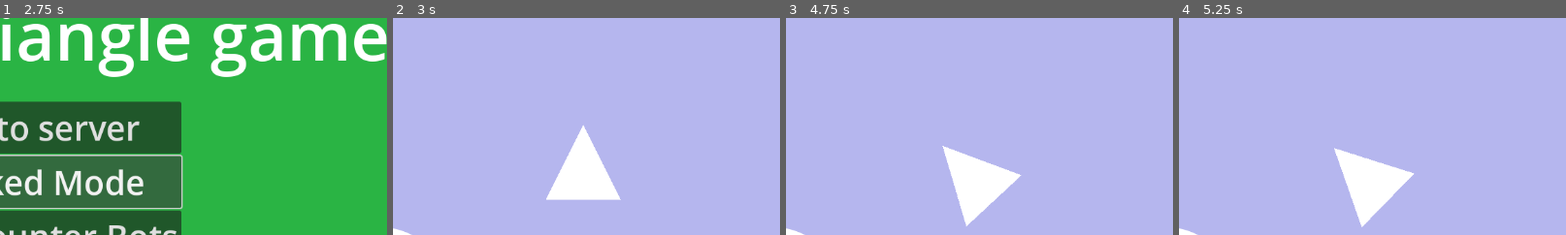
Above: before the commit, frames 1-4 (left to right).
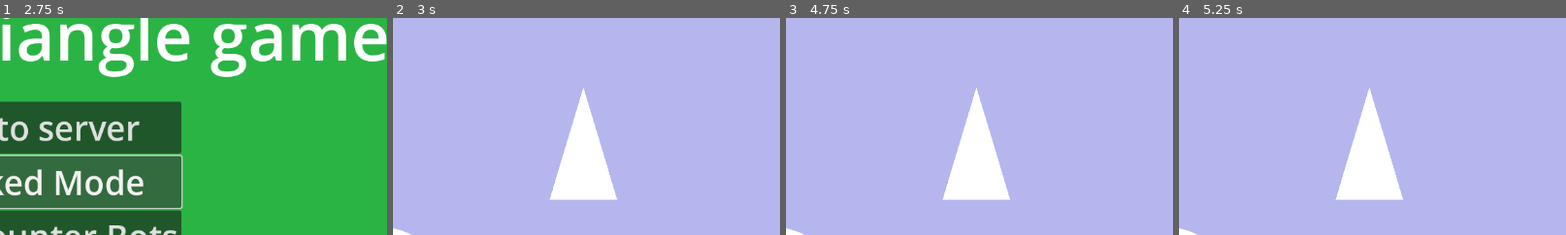
Above: after the commit, the same moments.

Repository: SoufyanRachdi/multiplayer_triangle_game
Game: Godot game, scene res://Interfaces/mainmenu.tscn
Two runs of this game, one before a commit and one after it. Both use one fixed random seed, a clock stepped at 60 frames per second and the inputs below.
Inputs (mouse positions are % of the whole screen's width and height, from its top left):
- Up to frame 1 (2.75 s): click "Play Counter Bots" at 0.5 s; click "Play Counter Bots" at 1.25 s; click "Ranked Mode" at 2 s
- Up to frame 2 (3 s): click "join to server" at 2.75 s
- Up to frame 3 (4.75 s): tap Enter at 3.5 s; move the mouse to (45, 70) at 3.52 s; hold Up (ui_up) 3.53-4.25 s; click (45, 70) at 3.67 s; tap Space at 4.25 s; drag from (80, 65) to (45, 70) at 4.27 s
- Up to frame 4 (5.25 s): move the mouse to (20, 35) at 5.02 s; hold A (left) from 5.03 s (still down)
The pictures show only the part of the screen within x 23-73%, y 11-61%; the shares and areas given below are measured in that part.

Frame 1 is identical in both runs. In frame 2, 1.4% of the frame differs, in the area x 39-59%, y 32-84%; in frame 3, 3.3%; in frame 4, 3.4%, in the area x 40-61%, y 32-97%.
Error after the commit: Parse Error: Expected indented block after function declaration. (res://scripts/player.gd:9)

Commit message:
need modification on player.tscn

Diff:
--- a/Interfaces/mainmenu.tscn
+++ b/Interfaces/mainmenu.tscn
@@ -35,6 +35,7 @@
 label_settings = SubResource("LabelSettings_rdbus")
 
 [node name="VBoxContainer" type="VBoxContainer" parent="Panel"]
+layout_mode = 0
 offset_left = 89.0
 offset_top = 194.0
 offset_right = 532.0
--- a/scenes/player.tscn
+++ b/scenes/player.tscn
@@ -1,10 +1,36 @@
-[gd_scene load_steps=2 format=3 uid="uid://cj5imwudgg28e"]
+[gd_scene load_steps=4 format=3 uid="uid://cj5imwudgg28e"]
 
 [ext_resource type="Script" uid="uid://kskaaowp4ftc" path="res://scripts/player.gd" id="1_g2els"]
+
+[sub_resource type="RectangleShape2D" id="RectangleShape2D_3vyb7"]
+size = Vector2(7, 8)
+
+[sub_resource type="ConvexPolygonShape2D" id="ConvexPolygonShape2D_3vyb7"]
+points = PackedVector2Array(9.53675e-07, -4, -2, 3, 2, 3)
 
 [node name="player" type="CharacterBody2D"]
 script = ExtResource("1_g2els")
 
-[node name="Polygon2D" type="Polygon2D" parent="."]
+[node name="body" type="Polygon2D" parent="."]
+position = Vector2(-10, 15)
+rotation = -1.5708
+scale = Vector2(0.991438, 0.971388)
+polygon = PackedVector2Array(5.04318, 1.02946, 5.04318, 19.5596, 35.3023, 10.2945)
 
-[node name="CollisionPolygon2D" type="CollisionPolygon2D" parent="."]
+[node name="justfordon\'tmoveon" type="CollisionShape2D" parent="."]
+position = Vector2(0, 1)
+shape = SubResource("RectangleShape2D_3vyb7")
+
+[node name="hurtzoneCollision" type="CollisionPolygon2D" parent="."]
+rotation = -3.14159
+scale = Vector2(9, -12.084)
+polygon = PackedVector2Array(0.222222, -1.0758, -0.222222, -1.0758, -1, 0.827541, 1, 0.827541)
+
+[node name="attackzone" type="Area2D" parent="."]
+position = Vector2(-9.53674e-07, -16)
+scale = Vector2(1, 1)
+
+[node name="attackzonecollision" type="CollisionShape2D" parent="attackzone"]
+shape = SubResource("ConvexPolygonShape2D_3vyb7")
+disabled = true
+one_way_collision = true
--- a/scripts/player.gd
+++ b/scripts/player.gd
@@ -7,13 +7,7 @@
 @onready var collision_polygon: CollisionPolygon2D = $CollisionPolygon2D
 
 func _ready() -> void:
-	var triangle_points = [
-		Vector2(0, -10),
-		Vector2(10, 10),
-		Vector2(-10, 10)
-	]
-	polygon_2d.polygon = triangle_points
-	collision_polygon.polygon = triangle_points
+
 
 func _physics_process(delta: float) -> void:
 	# Movement (ZQSD)
